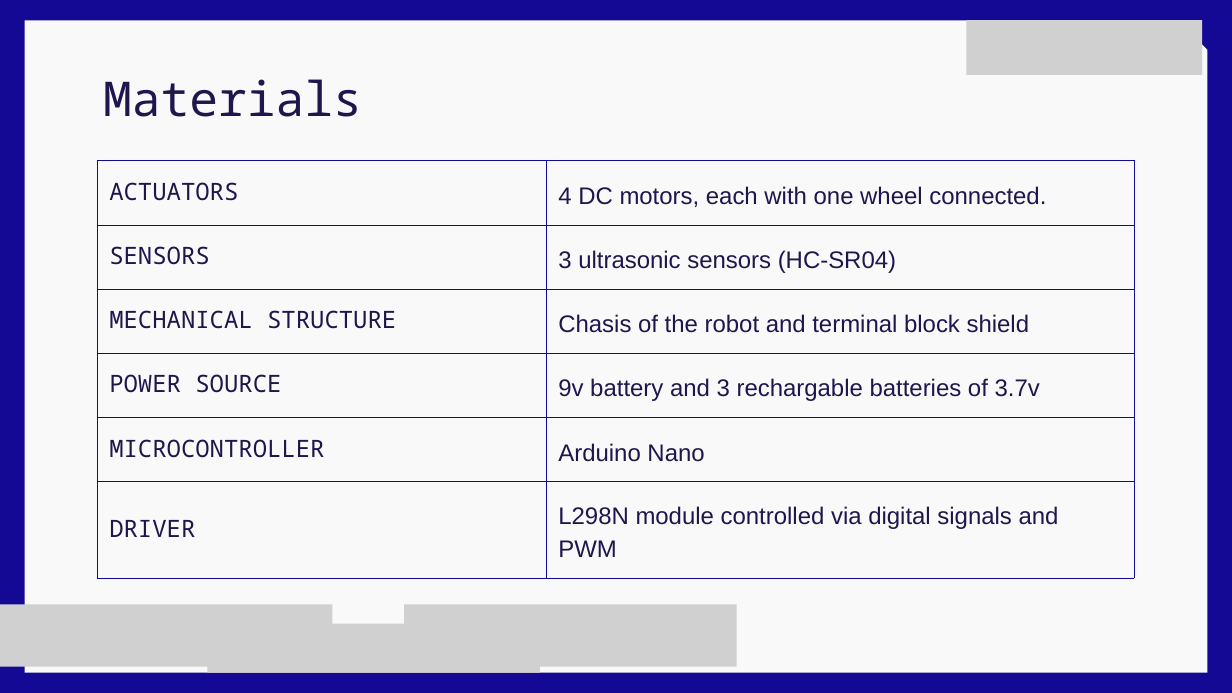
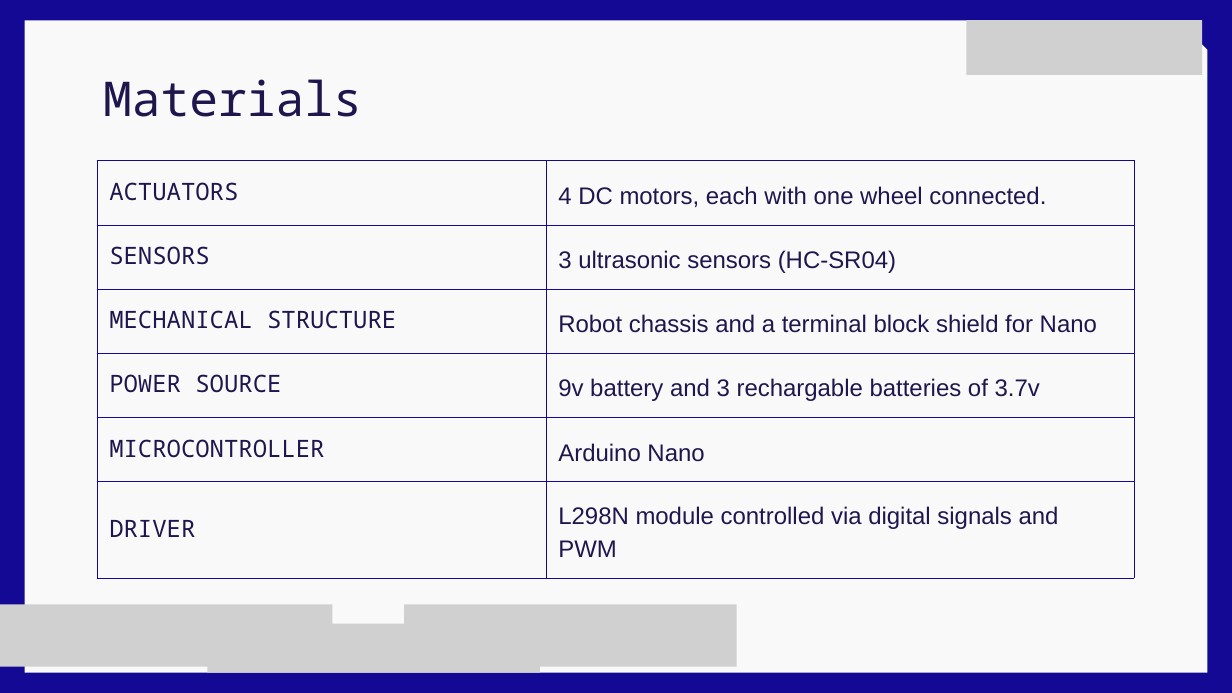
Before and after one commit to GenCabMon/proy_final_controlcont, a slide deck: slide 5 of Flood-Fill Algorithm for Maze Solving.pptx. Drawn at 1232x693 pixels with LibreOffice and Linux fonts; fonts in the diff are those of the drawing; grey boxes stand for pictures. Boxes give left, top, right and bottom in pixels: in the first picture for what was removed or moved away, otherwise in the second. Text is boxed around its words. In the diff, an @@ line names an element or a change of style, - is before the commit and + after.

```diff
--- a/Flood-Fill Algorithm for Maze Solving.pptx
+++ b/Flood-Fill Algorithm for Maze Solving.pptx
@@ table at bbox=[97, 161, 1133, 578] @@
-row 3, column 2: Chasis of the robot and terminal block shield
+row 3, column 2: Robot chassis and a terminal block shield for Nano
```
Also in this commit, not shown: 4 other slides changed.
